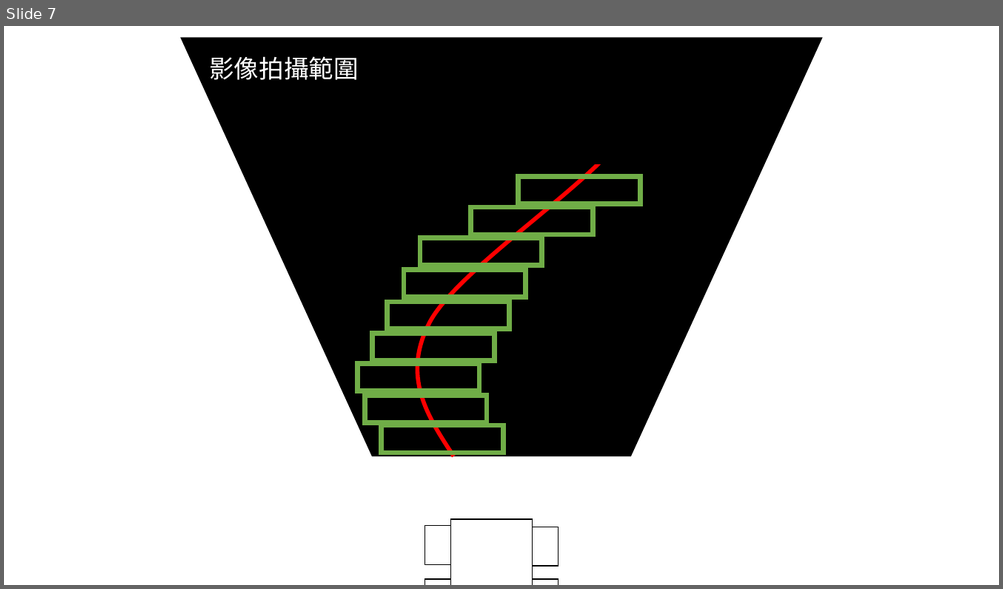
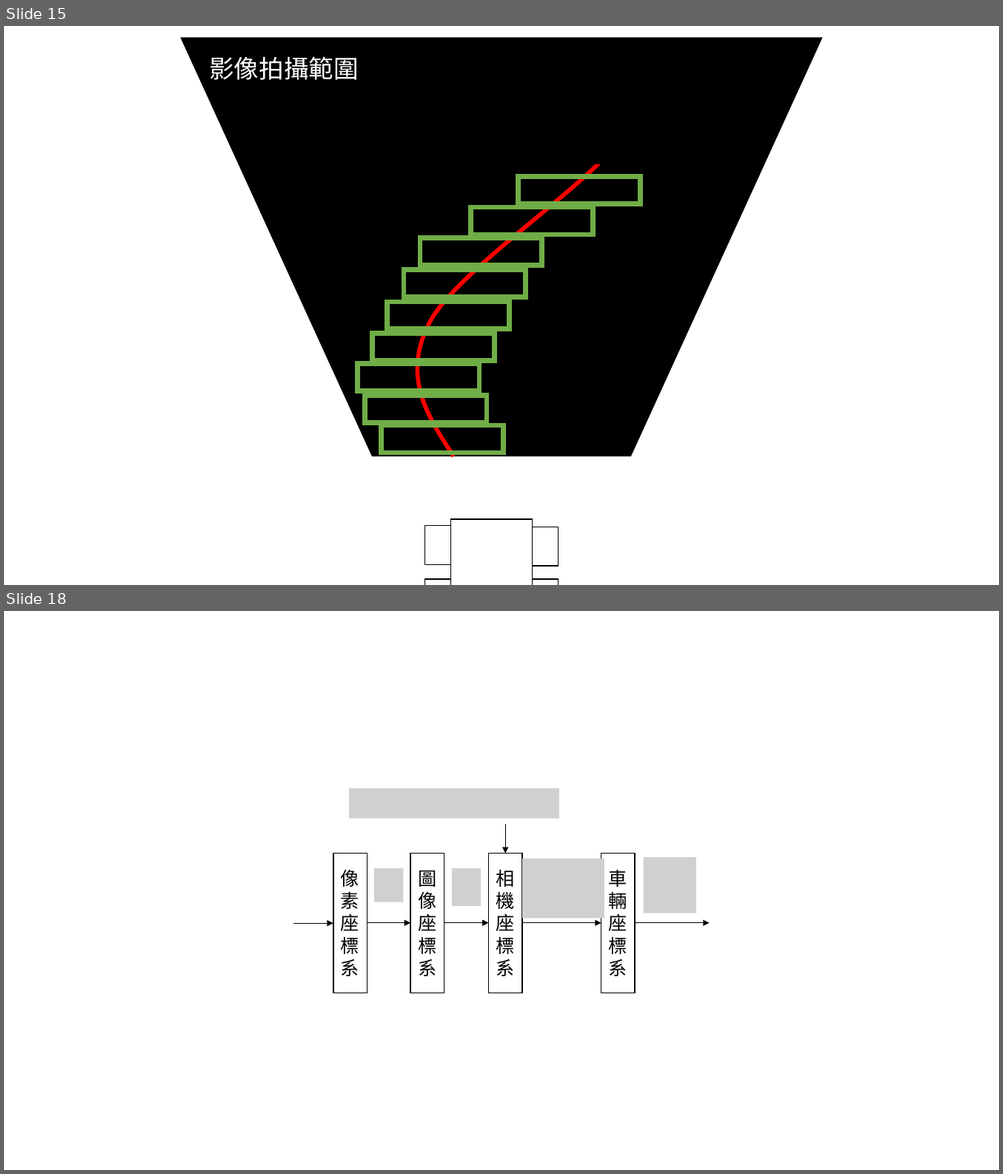
Before and after one commit to PrinceLego/Mechatronics_Integration, a slide deck: final_project/test.pptx. Shown one above the other, each under a label of ours: slide 7 before the commit, slides 15 and 18 after it; the slides between them are not shown. The pictures are 1003x589 and 1003x1174 pixels, drawn with LibreOffice and Linux fonts; fonts in the diff are those of the drawing; grey boxes stand for pictures. Boxes give left, top, right and bottom in pixels: in the first picture for what was removed or moved away, otherwise in the second. Text is boxed around its words. In the diff, an @@ line names an element or a change of style, - is before the commit and + after.

```diff
--- a/final_project/test.pptx
+++ b/final_project/test.pptx
@@ slide 18 added at [4,611,999,1170], background #FFFFFF @@
@@ group added at [293,789,709,994]: 6 arrows, 5 pictures, 4 frames @@
+像素座標系
+相機座標系
+車輛座標系
+圖像座標系
@@ what was slide 7 is now slide 15 @@
```
Also in this commit, not shown: 2 slides changed, 10 other slides added, 9 other files.
